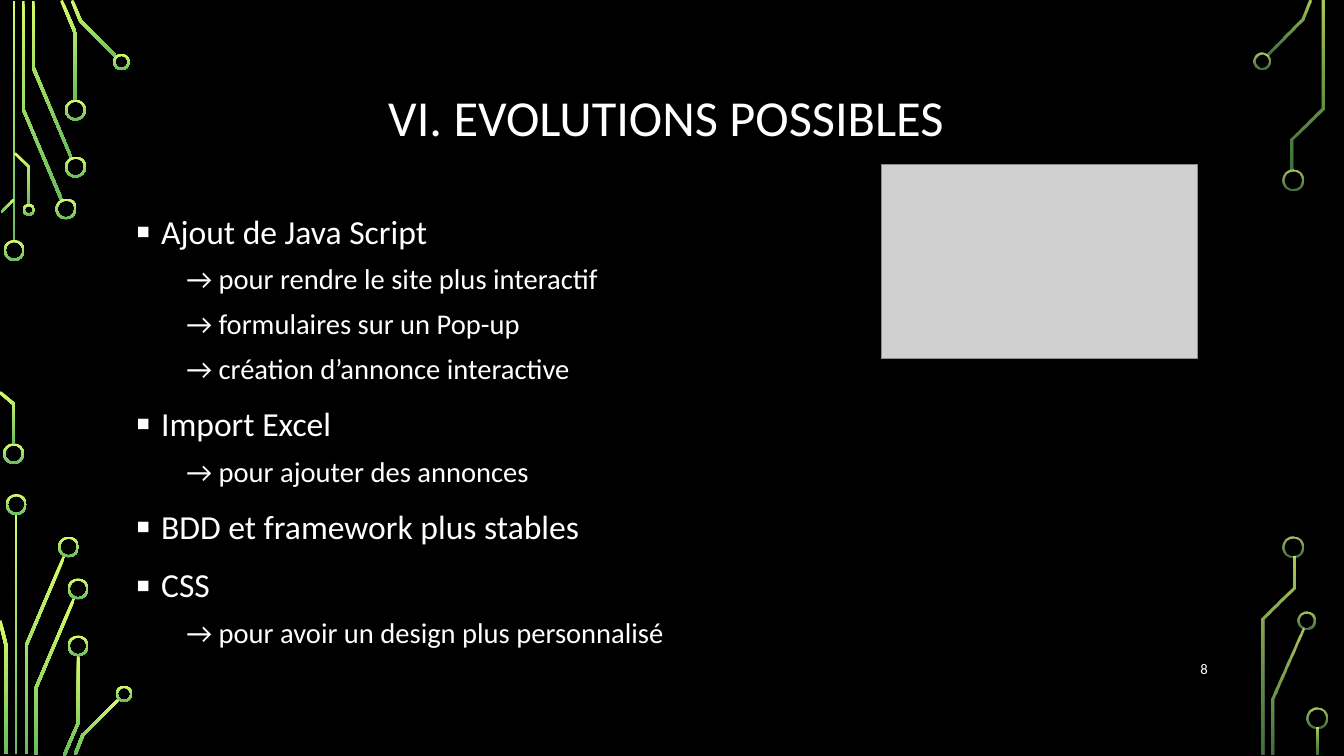
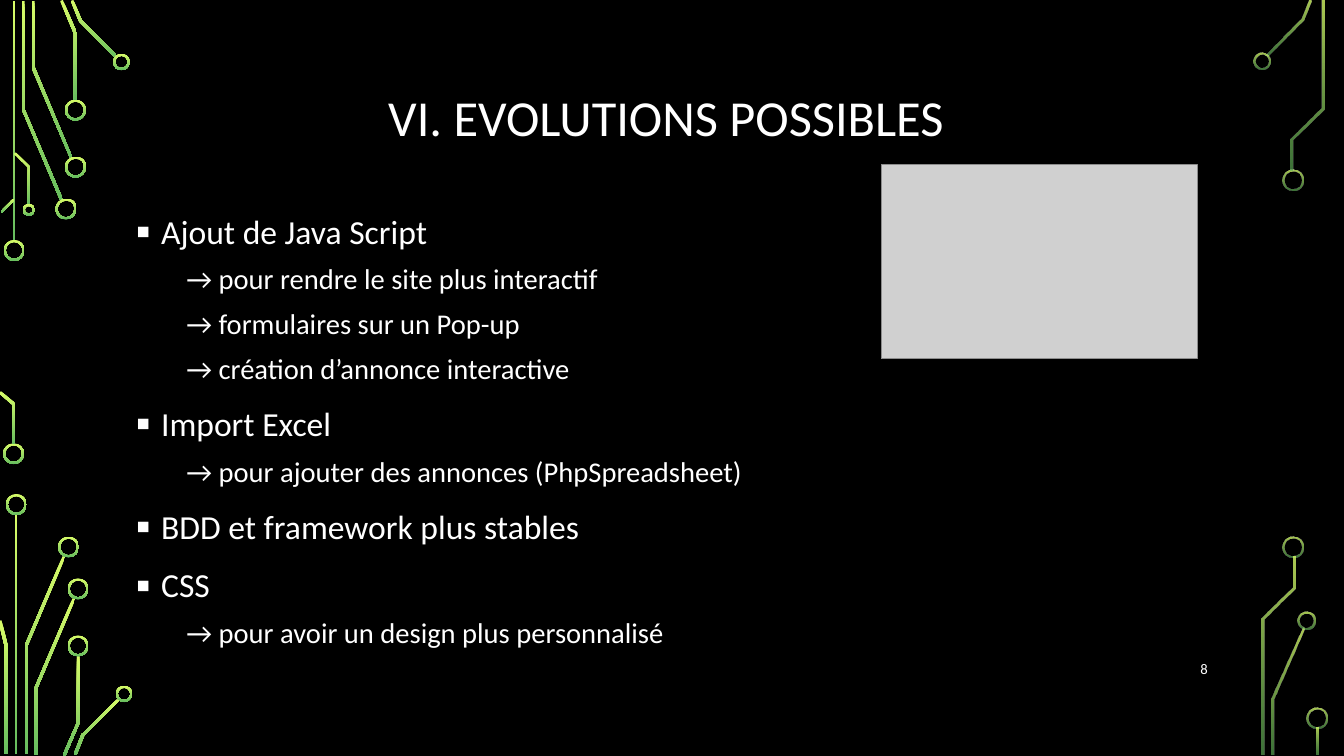
Before and after one commit to bacaAlexandre/le_bon_potager, a slide deck: slide 8 of Le_Bon_Potager.pptx. Drawn at 1344x756 pixels with LibreOffice and Linux fonts; fonts in the diff are those of the drawing; grey boxes stand for pictures; background and template pictures are left out. Boxes give left, top, right and bottom in pixels: in the first picture for what was removed or moved away, otherwise in the second. Text is boxed around its words. In the diff, an @@ line names an element or a change of style, - is before the commit and + after.

Commit message:
ajout nom libreri pour faire de l'excel

```diff
--- a/Le_Bon_Potager.pptx
+++ b/Le_Bon_Potager.pptx
@@ text at <box>219,461,742,487</box>: text changed @@
-  → pour ajouter des annonces
+  → pour ajouter des annonces (PhpSpreadsheet)
```
